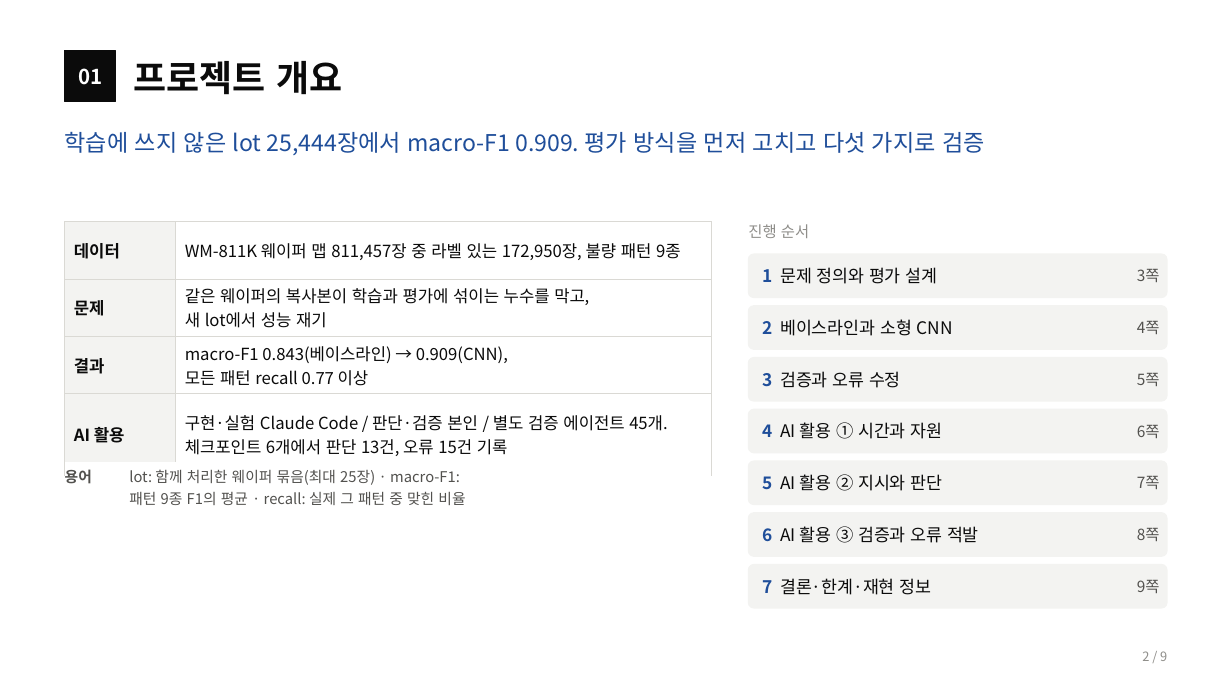
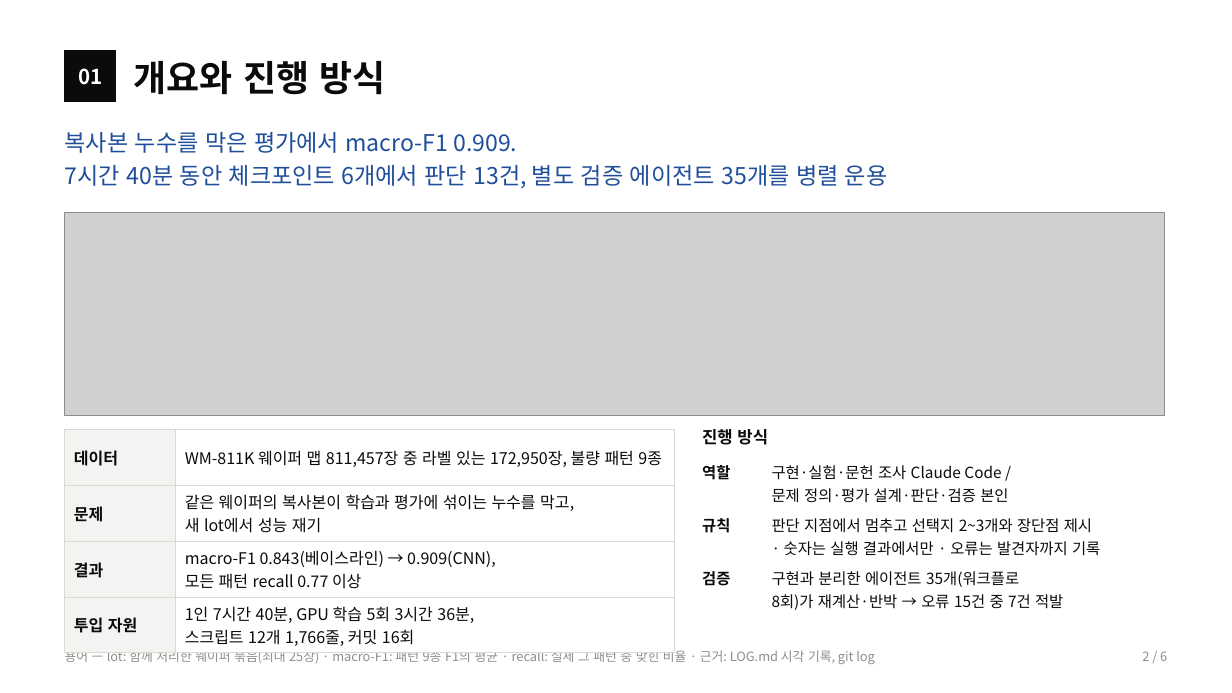
Before and after one commit to sl2ver/wm811k-wafer-defect-classification, a slide deck: slide 2 of portfolio/portfolio.pptx. Drawn at 1232x693 pixels with LibreOffice and Linux fonts; fonts in the diff are those of the drawing; grey boxes stand for pictures. Boxes give left, top, right and bottom in pixels: in the first picture for what was removed or moved away, otherwise in the second. Text is boxed around its words. In the diff, an @@ line names an element or a change of style, - is before the commit and + after.

```diff
--- a/portfolio/portfolio.pptx
+++ b/portfolio/portfolio.pptx
@@ text at <box>134,61,385,95</box>: text changed @@
-프로젝트 개요
+개요와 진행 방식
@@ text at <box>65,132,888,188</box>: text changed @@
-학습에 쓰지 않은 lot 25,444장에서 macro-F1 0.909. 평가 방식을 먼저 고치고 다섯 가지로 검증
+복사본 누수를 막은 평가에서 macro-F1 0.909.
+7시간 40분 동안 체크포인트 6개에서 판단 13건, 별도 검증 에이전트 35개를 병렬 운용
@@ picture added at <box>65,213,1165,416</box> @@
@@ text removed at <box>748,224,809,238</box> @@
-진행 순서
@@ rounded rectangle removed at <box>749,254,1167,298</box> @@
@@ text removed at <box>762,267,938,284</box> @@
-1 문제 정의와 평가 설계
@@ text removed at <box>1137,269,1160,282</box> @@
-3쪽
@@ rounded rectangle removed at <box>749,306,1167,349</box> @@
@@ text removed at <box>762,319,953,336</box> @@
-2 베이스라인과 소형 CNN
@@ text removed at <box>1137,321,1160,334</box> @@
-4쪽
@@ rounded rectangle removed at <box>749,358,1167,401</box> @@
@@ text removed at <box>762,371,901,388</box> @@
-3 검증과 오류 수정
@@ text removed at <box>1137,373,1160,386</box> @@
-5쪽
@@ rounded rectangle removed at <box>749,409,1167,453</box> @@
@@ table at <box>65,430,675,650</box> @@
-row 4, column 1: AI 활용
+row 4, column 1: 투입 자원
-row 4, column 2: 구현·실험 Claude Code / 판단·검증 본인 / 별도 검증 에이전트 45개. 체크포인트 6개에서 판단 13건, 오류 15건 기록
+row 4, column 2: 1인 7시간 40분, GPU 학습 5회 3시간 36분, 스크립트 12개 1,766줄, 커밋 16회
@@ size 13 to 12.5 pt in "데이터", "WM-811K 웨이퍼 맵 811,457장 중 라벨 있는 ...", "문제", "같은 웨이퍼의 복사본이 학습과 평가에 섞이는 누수를 ..." and 2 more places @@
@@ table: place and size @@
-table at <box>65,222,712,460</box>
+table at <box>65,430,675,650</box>
@@ text added at <box>702,429,768,445</box>, 13 pt, text #0B0B0B, bold @@
+진행 방식
@@ text removed at <box>762,422,943,439</box> @@
-4 AI 활용 ① 시간과 자원
@@ text removed at <box>1137,425,1160,438</box> @@
-6쪽
@@ table removed at <box>65,462,712,555</box>, 1 rows, 2 columns @@
-용어 | lot: 함께 처리한 웨이퍼 묶음(최대 25장) · macro-F1: 패턴 9종 F1의 평균 · recall: 실제 그 패턴 중 맞힌 비율
@@ table added at <box>702,457,1167,614</box>, 3 rows, 2 columns @@
+역할 | 구현·실험·문헌 조사 Claude Code / 문제 정의·평가 설계·판단·검증 본인
+규칙 | 판단 지점에서 멈추고 선택지 2~3개와 장단점 제시 · 숫자는 실행 결과에서만 · 오류는 발견자까지 기록
+검증 | 구현과 분리한 에이전트 35개(워크플로 8회)가 재계산·반박 → 오류 15건 중 7건 적발
@@ rounded rectangle removed at <box>749,461,1167,505</box> @@
@@ text removed at <box>762,474,943,491</box> @@
-5 AI 활용 ② 지시와 판단
@@ text removed at <box>1137,476,1160,489</box> @@
-7쪽
@@ rounded rectangle removed at <box>749,513,1167,556</box> @@
@@ text removed at <box>762,526,979,543</box> @@
-6 AI 활용 ③ 검증과 오류 적발
@@ text removed at <box>1137,528,1160,541</box> @@
-8쪽
@@ rounded rectangle removed at <box>749,565,1167,608</box> @@
@@ text removed at <box>762,578,932,595</box> @@
-7 결론·한계·재현 정보
@@ text removed at <box>1137,580,1160,593</box> @@
-9쪽
@@ text added at <box>65,648,875,664</box>, 10 pt, text #8F8E8A @@
+용어 — lot: 함께 처리한 웨이퍼 묶음(최대 25장) · macro-F1: 패턴 9종 F1의 평균 · recall: 실제 그 패턴 중 맞힌 비율 · 근거: LOG.md 시각 기록, git log
```
Also in this commit, not shown: 4 other slides changed, 3 slides removed, 18 other files.
